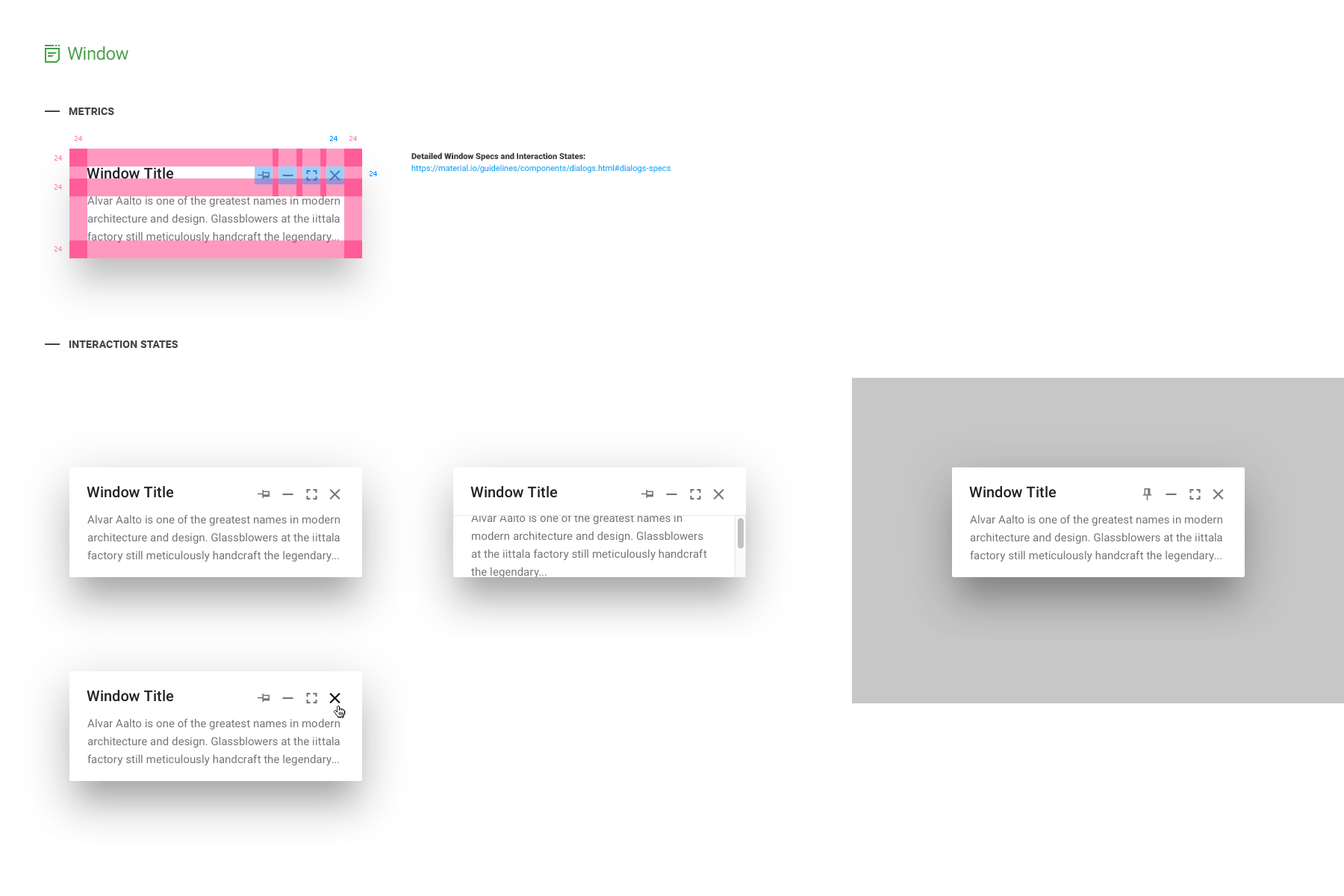
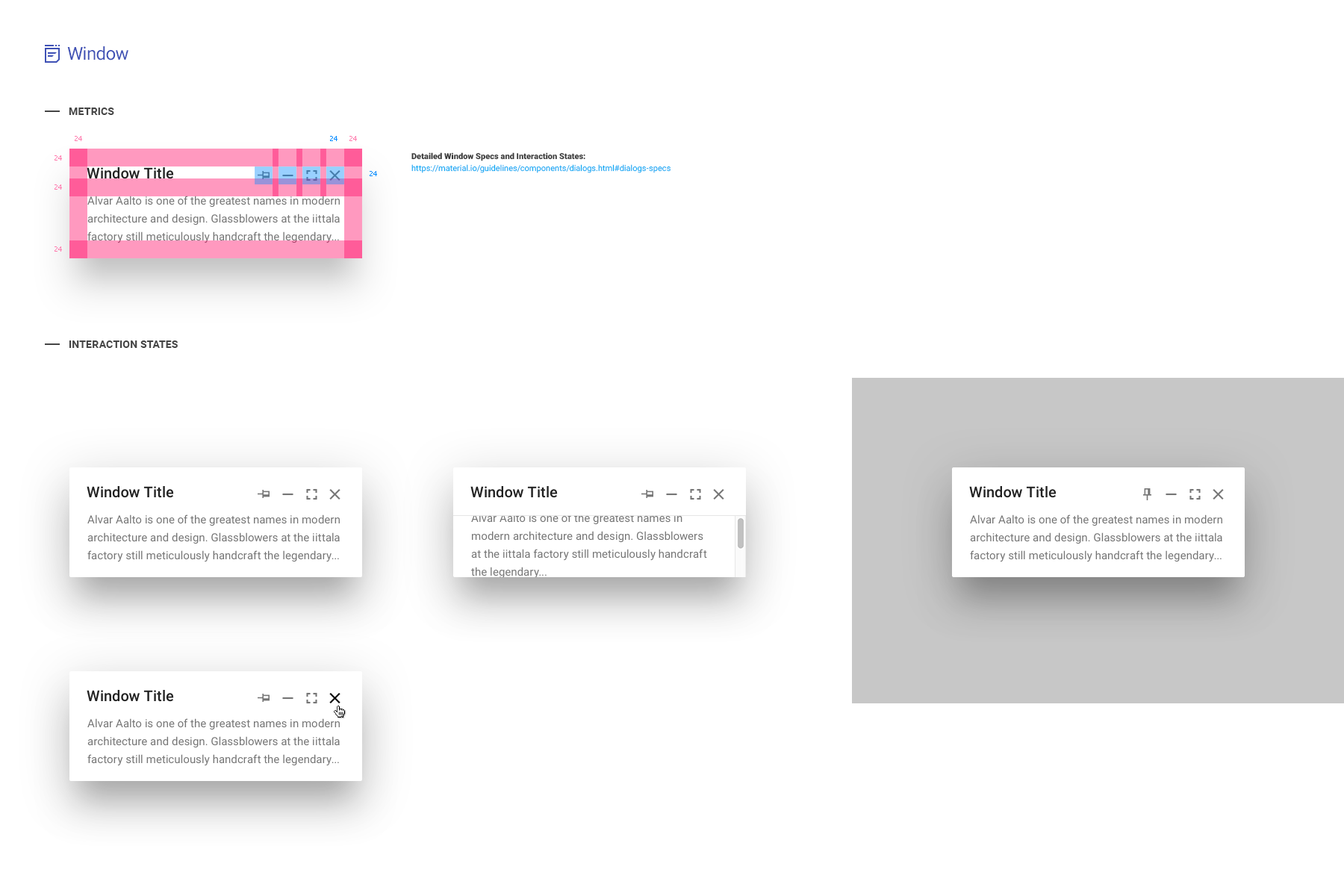
Layers edited between the first and the second 1344 x 896 image:
painted on "Window Icon", unmasked it over [44, 44, 60, 63]
painted on "Window" over [67, 46, 129, 61]
